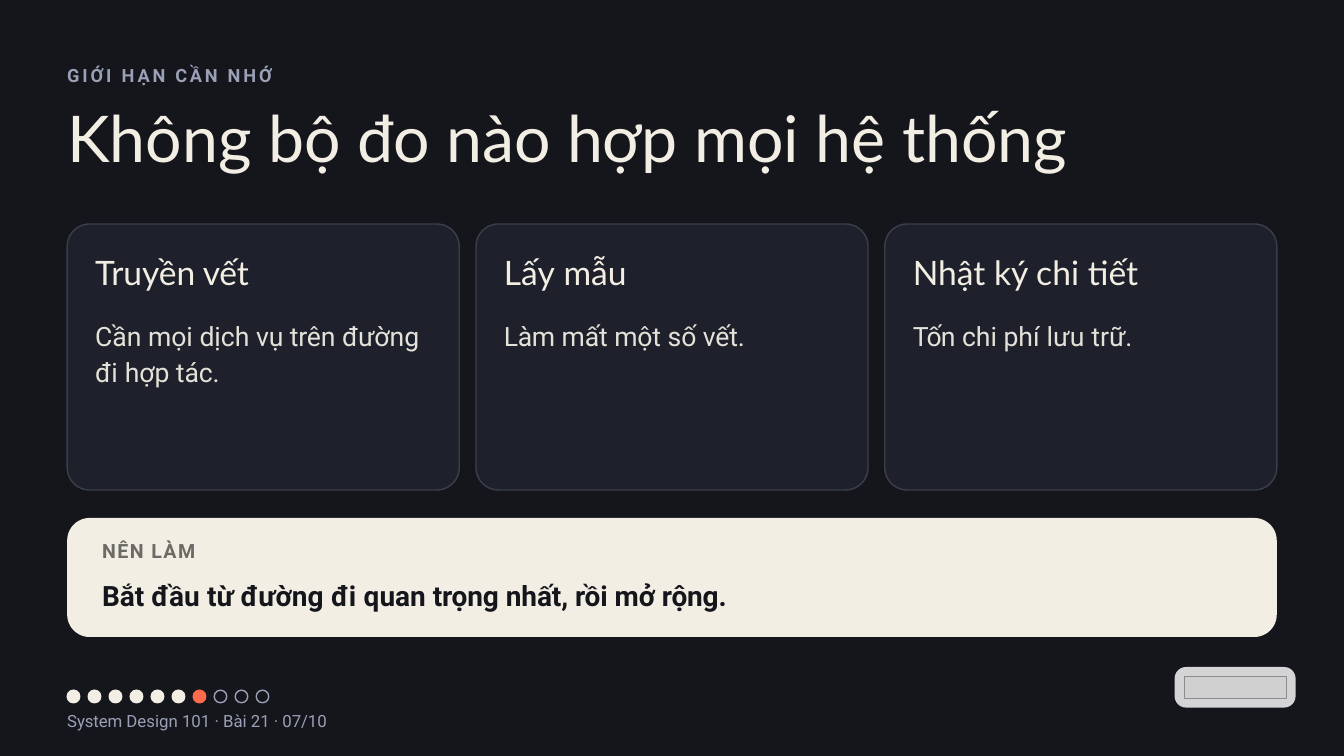
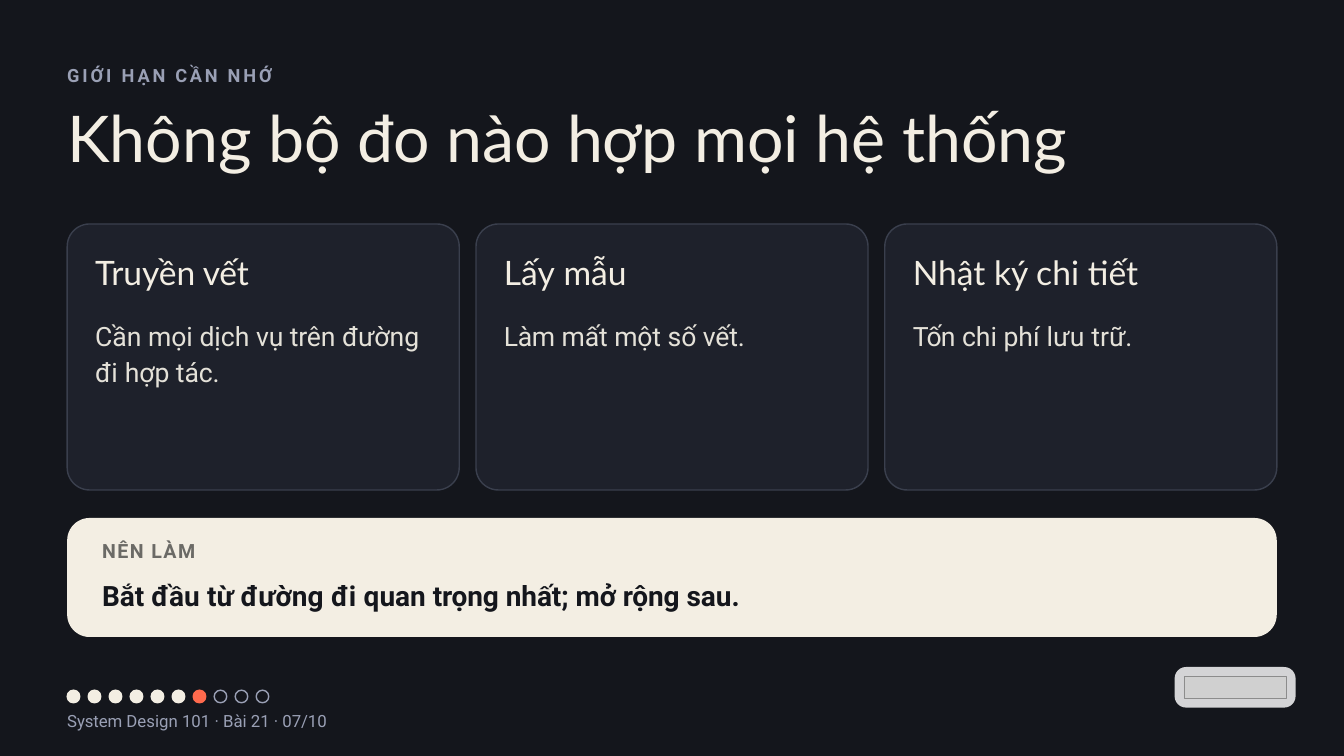
Before and after one commit to vohoailinh90/tool-marketing-studio, a slide deck: slide 7 of system-design-101/vi/lessons/sd-13-021/slides/sd-13-021.pptx. Drawn at 1344x756 pixels with LibreOffice and Linux fonts; fonts in the diff are those of the drawing; grey boxes stand for pictures. Boxes give left, top, right and bottom in pixels: in the first picture for what was removed or moved away, otherwise in the second. Text is boxed around its words. In the diff, an @@ line names an element or a change of style, - is before the commit and + after.

```diff
--- a/system-design-101/vi/lessons/sd-13-021/slides/sd-13-021.pptx
+++ b/system-design-101/vi/lessons/sd-13-021/slides/sd-13-021.pptx
@@ text at [102,583,740,612]: text changed @@
-Bắt đầu từ đường đi quan trọng nhất, rồi mở rộng.
+Bắt đầu từ đường đi quan trọng nhất; mở rộng sau.
```
Also in this commit, not shown: 4 other files.
